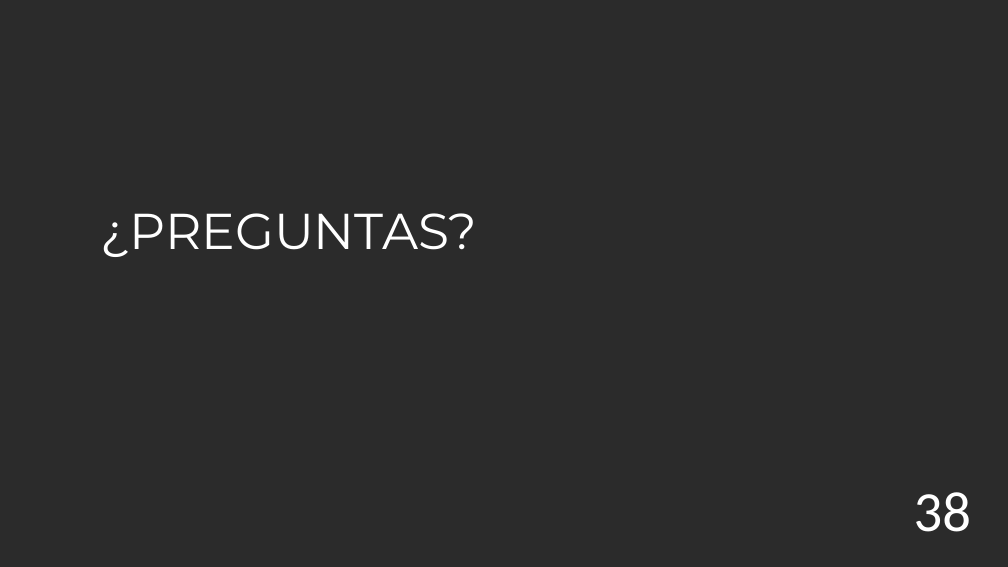
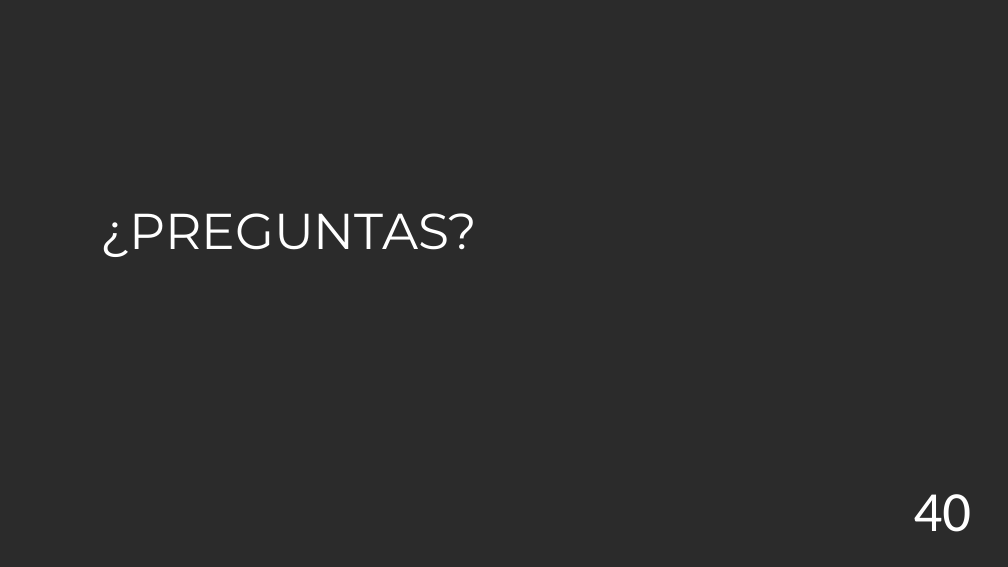
Before and after one commit to shdeza12/Collaborative-Mobile-Robot-System-for-Indoor-Navigation-Assistance-in-Multi-Level-Environments, a slide deck: slide 41 of Documentos/Presentacion/Presustentacion.pptx (slide 39 before the commit). Drawn at 1008x567 pixels with LibreOffice and Linux fonts; fonts in the diff are those of the drawing; background and template pictures are left out; a plain dark background stands for a picture behind light text. Boxes give left, top, right and bottom in pixels: in the first picture for what was removed or moved away, otherwise in the second. Text is boxed around its words. In the diff, an @@ line names an element or a change of style, - is before the commit and + after.

```diff
--- a/Documentos/Presentacion/Presustentacion.pptx
+++ b/Documentos/Presentacion/Presustentacion.pptx
@@ text at bbox=[914, 494, 971, 532]: text changed @@
-38
+40
```
Also in this commit, not shown: 14 other slides changed, 2 slides added, 6 other files.
